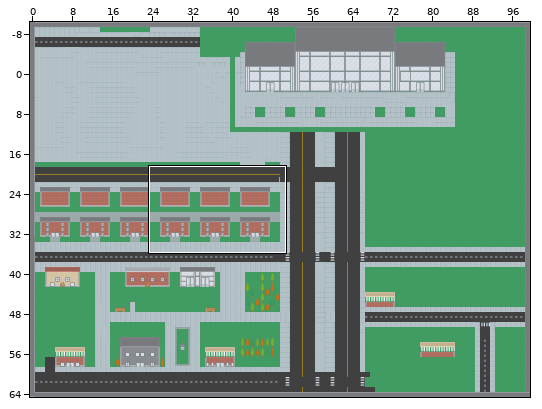
Tiled map -- libgdx/android/assets/house_road.tmx. The picture above shows the old version from afar; the outline marks the close-up.
Close-up. First the earlier version:
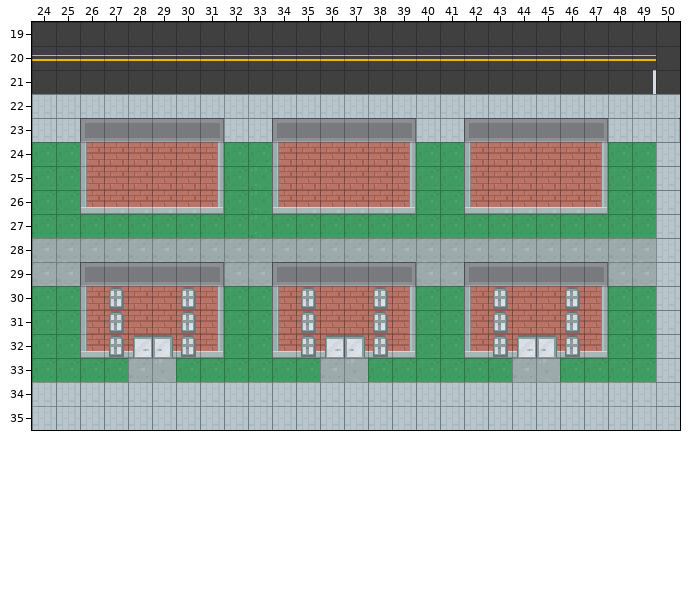
Cells are 16x16 px. Shown: x 24..50, y 19..35. The commit also changed other parts of the map, which this record leaves out. The old version is drawn lined up with the new one.
After the commit:
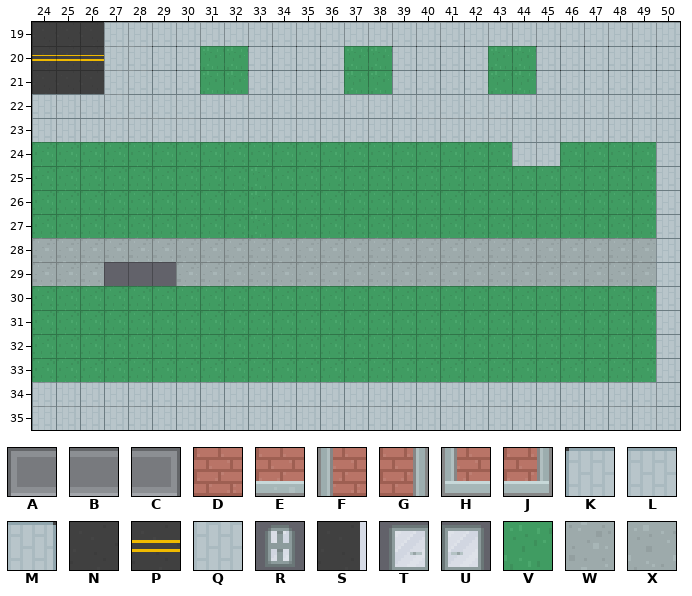
Key: from "roguelikeCity_magenta": A 83, B 84, C 85, D 187, E 298, F 407, G 408, H 444, J 445, K 709, L 710, M 711, N 714, P 716, Q 747, R 766, S 794, T 876, U 877, V 889, W 890, X 891.
_ is an empty cell, # one hidden under a higher layer, . an unchanged one.
Change:
map size 100x75 -> 100x65 cells (old content now starts at 0,-10; both pictures use the new coordinates)
--- layer "road"
@@ x 27..50 @@
-19 NNNNNNNNNNNNNNNNNNNNNNNN
-20 PPPPPPPPPPPPPPPPPPPPPPPN
-21 NNNNNNNNNNNNNNNNNNNNNNSN
-22 L.......................
-23 ##_#.........LL##......M
+19 QQQQQQQQQQQQQQQQQQQQQQQQ
+20 QQKKVVKKKKVVKKKKVVKKKKKK
+21 QQKKVVKKKKVVKKKKVVKKKKKK
+22 Q.......................
+23 QQQQ.........QQQQ......L
--- layer "Buildings"
@@ x 26..47 @@
-23 ABBBBC..ABBBBC..ABBBBC
-24 FDDDDG..FDDDDG..FDDDDG
-25 FDDDDG..FDDDDG..FDDDDG
-26 HEEEEJ..HEEEEJ..HEEEEJ
+23 ______..______..______
+24 ______..______..______
+25 ______..______..______
+26 ______..______..______
@@ x 26..47 @@
-29 ABBBBC..ABBBBC..ABBBBC
-30 FDDDDG..FDDDDG..FDDDDG
-31 FDDDDG..FDDDDG..FDDDDG
-32 HEEEEJ..HEEEEJ..HEEEEJ
+29 ______..______..______
+30 ______..______..______
+31 ______..______..______
+32 ______..______..______
--- layer "Doors and windows"
@@ x 27..46 @@
-30 R..R....R..R....R..R
-31 R..R....R..R....R..R
-32 RTUR....RTUR....RTUR
-33 .WX......WX......WX.
+30 _.._...._.._...._.._
+31 _.._...._.._...._.._
+32 ____....____....____
+33 .__......__......__.
Where, in picture pixels (left, top, right, bottom), the same in both close-ups:
changed: (80, 22, 680, 214)
removed: (80, 262, 224, 382)
removed: (272, 262, 416, 382)
removed: (464, 262, 608, 382)
